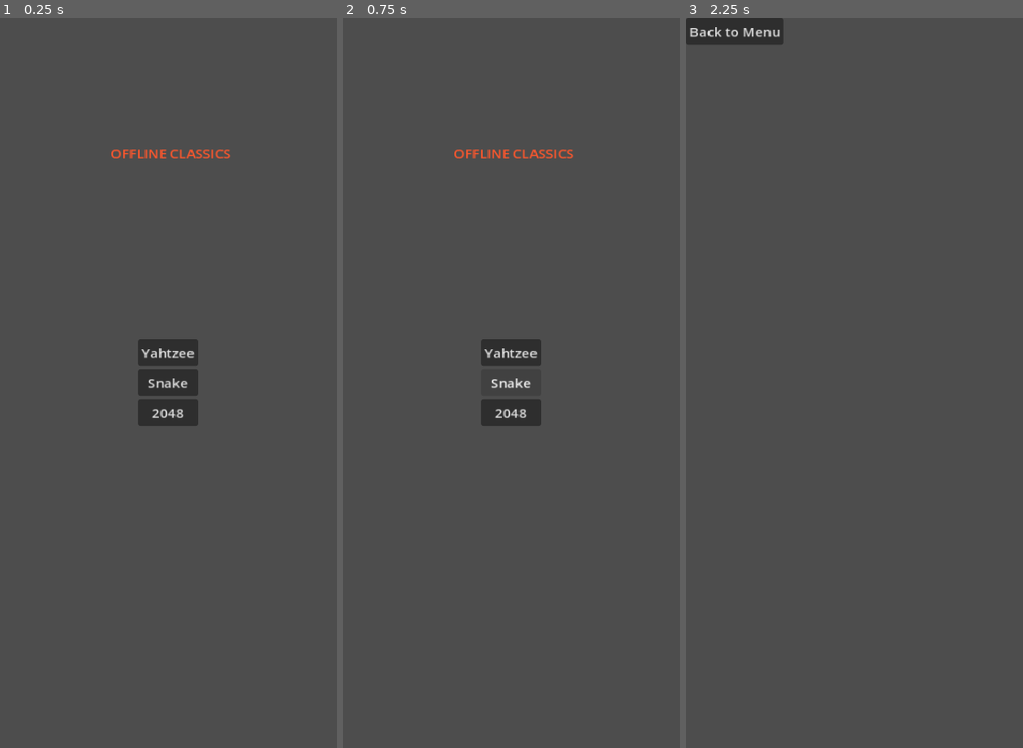
Above: before the commit, frames 1-3 (left to right).
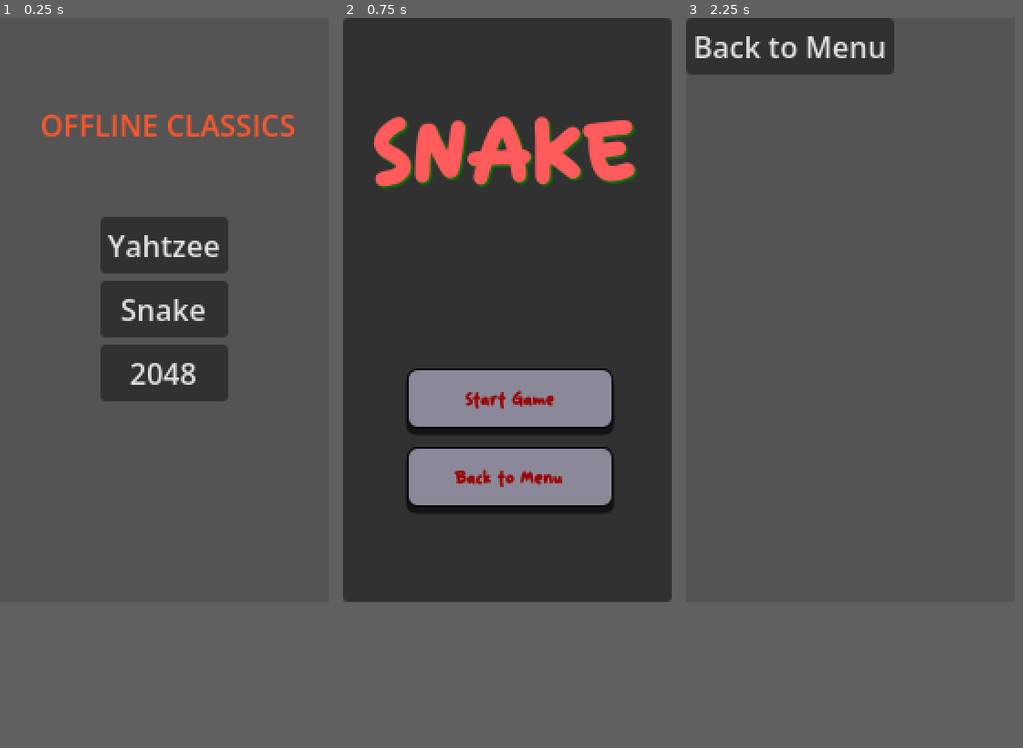
Above: after the commit, the same moments.

Repository: lma812/OfflineClassics
Game: Godot game, scene res://main_menu.tscn
Same seed, same stepped clock (60 frames per second), same inputs: the game is played once before the commit and once after it.
Inputs (mouse positions are in pixels of both pictures, inside the frame that each line leads up to):
- Up to frame 1 (0.25 s): no input
- Up to frame 2 (0.75 s): click "Snake" at 0.5 s
- Up to frame 3 (2.25 s): click (857, 594) at 1.25 s, where only the run after the commit has a clickable "Back to Menu"; click "Yahtzee" at 2 s
In our replay, the window is 369x800 before the commit and 360x640 after it. These sizes can differ from the game's own. Grey fills any space a smaller window leaves; there, only what the larger window draws over its background counts as a difference.

The runs differ from the first frame. In frame 1, 9.8% of the frame differs, in the area x 12-88%, y 13-56%; in frame 2, 77%, in the area x 0-98%, y 0-80%; in frame 3, 3.9%.

Commit message:
Snake game home screen

Diff:
--- a/main_menu.gd
+++ b/main_menu.gd
@@ -2,14 +2,14 @@
 
 func _ready():
 	$CenterContainer/VBoxContainer/YahtzeeButton.pressed.connect(_on_yahtzee_pressed)
-	#$CenterContainer/VBoxContainer/SnakeButton.pressed.connect(_on_snake_pressed)
+	$CenterContainer/VBoxContainer/SnakeButton.pressed.connect(_on_snake_pressed)
 	#$CenterContainer/VBoxContainer/Game2048Button.pressed.connect(_on_2048_pressed)
 
 func _on_yahtzee_pressed():
 	get_tree().change_scene_to_file("res://yahtzee/yahtzee.tscn")
 
-#func _on_snake_pressed():
-	#get_tree().change_scene_to_file("res://snake/snake.tscn")
+func _on_snake_pressed():
+	get_tree().change_scene_to_file("res://snake/snake.tscn")
 #
 #func _on_2048_pressed():
 	#get_tree().change_scene_to_file("res://game_2048/game_2048.tscn")
--- a/project.godot
+++ b/project.godot
@@ -21,10 +21,12 @@
 
 [display]
 
-window/size/viewport_width=393
-window/size/viewport_height=852
-window/stretch/mode="canvas_items"
+window/size/viewport_width=180
+window/size/viewport_height=320
+window/stretch/mode="viewport"
 window/stretch/aspect="expand"
+window/handheld/orientation=1
+window/defaults/default_clear_color=Color(0.3, 0.3, 0.3, 1)
 
 [physics]
 
@@ -32,5 +34,7 @@
 
 [rendering]
 
+textures/canvas_textures/default_texture_filter=0
 rendering_device/driver.windows="d3d12"
 renderer/rendering_method="mobile"
+environment/defaults/default_clear_color=Color(0.32915837, 0.3291584, 0.3291584, 1)
--- /dev/null
+++ b/snake/snake.gd
@@ -0,0 +1,16 @@
+extends Control
+#const COLORS = preload("res://shared/theme/colors.tres")
+
+# Called when the node enters the scene tree for the first time.
+func _ready():
+	#print(COLORS)
+	#print(COLORS.primary)
+	#$BacktoMenu.modulate = COLORS.primary
+	$Menu/BacktoMenu.pressed.connect(_on_back_button_pressed)
+
+func _on_back_button_pressed():
+	get_tree().change_scene_to_file("res://main_menu.tscn")
+
+# Called every frame. 'delta' is the elapsed time since the previous frame.
+func _process(delta: float) -> void:
+	pass
--- /dev/null
+++ b/snake/snake.tscn
@@ -0,0 +1,132 @@
+[gd_scene format=3 uid="uid://c5rw2x6b5k5ye"]
+
+[ext_resource type="Script" uid="uid://hxuueha5w4y1" path="res://snake/snake.gd" id="1_j2kkt"]
+[ext_resource type="FontFile" uid="uid://bfs2bttrgbn5c" path="res://snake/assets/fonts/nirakolu/Nirakolu.ttf" id="3_rwqi7"]
+[ext_resource type="Script" uid="uid://m2cbvuno8mm7" path="res://snake/start_game.gd" id="3_vtpab"]
+
+[sub_resource type="GDScript" id="GDScript_iujm3"]
+script/source = "extends Container
+
+
+# Called when the node enters the scene tree for the first time.
+func _ready() -> void:
+	pass # Replace with function body.
+
+
+# Called every frame. 'delta' is the elapsed time since the previous frame.
+func _process(delta: float) -> void:
+	pass
+"
+
+[sub_resource type="StyleBoxFlat" id="StyleBoxFlat_iujm3"]
+bg_color = Color(0.54509807, 0.5372549, 0.6, 1)
+border_width_left = 1
+border_width_top = 1
+border_width_right = 1
+border_width_bottom = 1
+border_color = Color(0, 0, 0, 1)
+corner_radius_top_left = 5
+corner_radius_top_right = 5
+corner_radius_bottom_right = 5
+corner_radius_bottom_left = 5
+expand_margin_left = 5.0
+expand_margin_right = 5.0
+shadow_size = 1
+shadow_offset = Vector2(0, 3)
+
+[node name="Snake" type="Control" unique_id=1993310050]
+layout_mode = 3
+anchors_preset = 15
+anchor_right = 1.0
+anchor_bottom = 1.0
+offset_right = -4.0
+grow_horizontal = 2
+grow_vertical = 2
+script = ExtResource("1_j2kkt")
+
+[node name="Camera2D" type="Camera2D" parent="." unique_id=1811340095]
+limit_left = 0
+limit_top = 0
+limit_right = 176
+limit_bottom = 320
+
+[node name="Body" type="BoxContainer" parent="." unique_id=1749149686]
+layout_mode = 1
+anchors_preset = 8
+anchor_left = 0.5
+anchor_top = 0.5
+anchor_right = 0.5
+anchor_bottom = 0.5
+offset_left = -90.0
+offset_top = -160.0
+offset_right = 90.0
+offset_bottom = 160.0
+grow_horizontal = 2
+grow_vertical = 2
+script = SubResource("GDScript_iujm3")
+metadata/_edit_lock_ = true
+
+[node name="Panel" type="Panel" parent="Body" unique_id=464182794]
+layout_mode = 2
+size_flags_horizontal = 3
+metadata/_edit_lock_ = true
+
+[node name="Title" type="Label" parent="." unique_id=339118684]
+layout_mode = 1
+anchors_preset = -1
+anchor_left = 0.503
+anchor_top = 0.22500001
+anchor_right = 0.503
+anchor_bottom = 0.22500001
+offset_left = -74.54
+offset_top = -24.0
+offset_right = 69.46
+offset_bottom = 28.0
+grow_horizontal = 2
+theme_override_colors/font_color = Color(1, 0.3529412, 0.36078432, 1)
+theme_override_colors/font_shadow_color = Color(0, 0.4762209, 0, 0.7921569)
+theme_override_fonts/font = ExtResource("3_rwqi7")
+theme_override_font_sizes/font_size = 50
+text = "SNAKE"
+horizontal_alignment = 1
+vertical_alignment = 1
+
+[node name="Menu" type="VBoxContainer" parent="." unique_id=1305371886]
+layout_mode = 1
+anchors_preset = -1
+anchor_left = 0.51100004
+anchor_top = 0.71900004
+anchor_right = 0.51100004
+anchor_bottom = 0.71900004
+offset_left = -51.980003
+offset_top = -38.080017
+offset_right = 52.019997
+offset_bottom = 37.919983
+grow_horizontal = 2
+grow_vertical = 2
+size_flags_horizontal = 4
+size_flags_vertical = 8
+theme_override_constants/separation = 10
+
+[node name="StartGame" type="Button" parent="Menu" unique_id=1846626844]
+custom_minimum_size = Vector2(50, 30)
+layout_mode = 2
+size_flags_vertical = 3
+theme_override_colors/font_color = Color(0.60784316, 0, 0, 1)
+theme_override_fonts/font = ExtResource("3_rwqi7")
+theme_override_font_sizes/font_size = 10
+theme_override_styles/normal = SubResource("StyleBoxFlat_iujm3")
+text = "Start Game"
+script = ExtResource("3_vtpab")
+metadata/_edit_lock_ = true
+
+[node name="BacktoMenu" type="Button" parent="Menu" unique_id=870389785]
+layout_mode = 2
+size_flags_vertical = 3
+theme_override_colors/font_color = Color(0.60784316, 0, 0, 1)
+theme_override_fonts/font = ExtResource("3_rwqi7")
+theme_override_font_sizes/font_size = 10
+theme_override_styles/normal = SubResource("StyleBoxFlat_iujm3")
+text = "Back to Menu"
+script = ExtResource("3_vtpab")
+metadata/_edit_lock_ = true
--- /dev/null
+++ b/snake/start_game.gd
@@ -0,0 +1,11 @@
+extends Button
+
+
+# Called when the node enters the scene tree for the first time.
+func _ready() -> void:
+	pass # Replace with function body.
+
+
+# Called every frame. 'delta' is the elapsed time since the previous frame.
+func _process(delta: float) -> void:
+	pass
Binary file added: snake/assets/fonts/nirakolu/Nirakolu.otf
Not shown, added: snake/assets/fonts/nirakolu/Nirakolu.otf.import
Binary file added: snake/assets/fonts/nirakolu/Nirakolu.ttf
Not shown, added: snake/assets/fonts/nirakolu/Nirakolu.ttf.import
Not shown, added: snake/assets/fonts/nirakolu/README FONT.txt
Not shown, added: snake/snake.gd.uid
Not shown, added: snake/start_game.gd.uid
